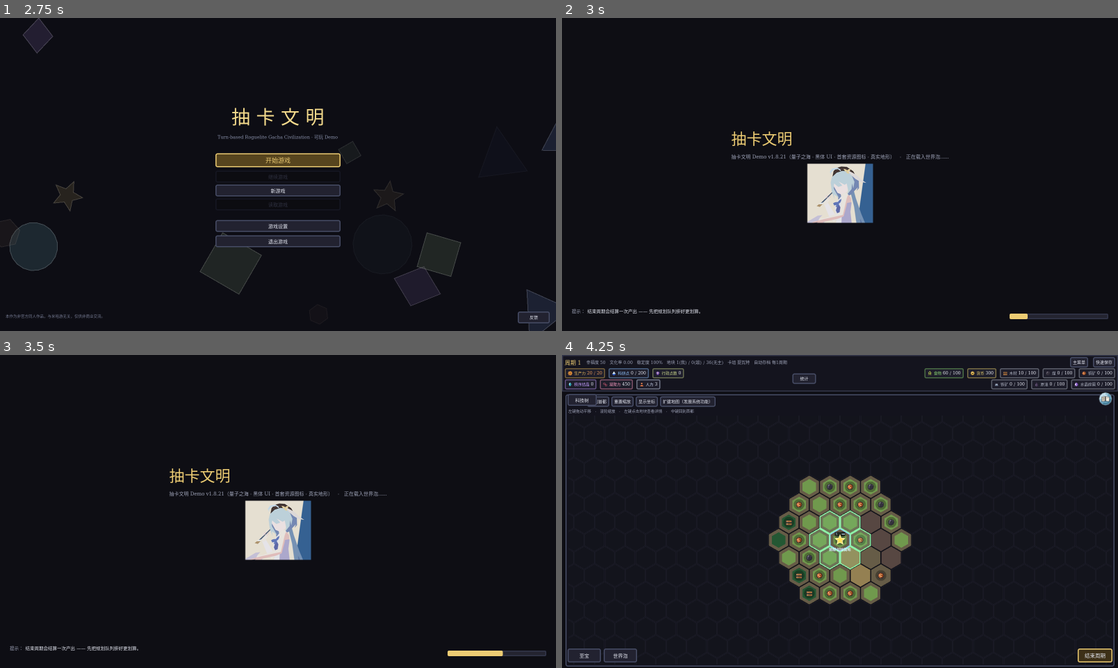
Above: before the commit, frames 1-4 (two rows, left to right).
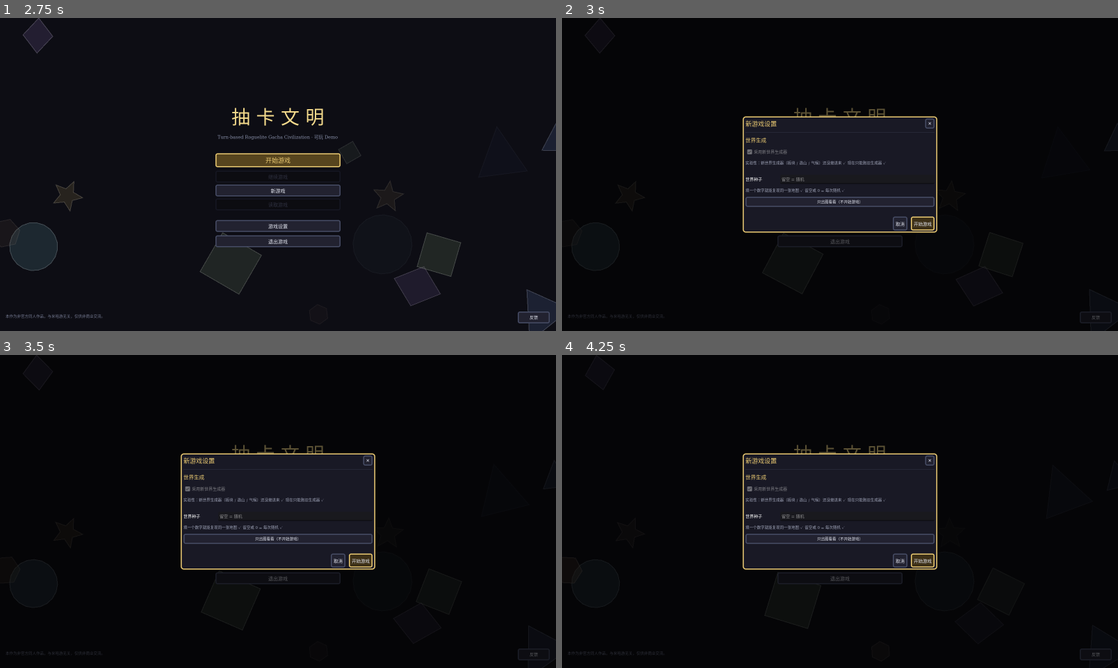
Above: after the commit, the same moments.

Repository: Traveler-NoOne/gacha-civilization
Game: Godot game, scene res://scenes/main.tscn
The game is run twice, just before and just after one commit, with the same random seed, the same clock (stepped at 60 frames per second) and the same inputs.
Inputs (mouse positions are in pixels of both pictures, inside the frame that each line leads up to):
- Up to frame 1 (2.75 s): click "游戏设置" at 0.5 s; click "取消" at 1.25 s; click "开始游戏" at 2 s
- Up to frame 2 (3 s): click "新游戏" at 2.75 s
- Up to frame 3 (3.5 s): no input
- Up to frame 4 (4.25 s): click (840, 561) at 3.5 s, where only the run after the commit has a clickable "游戏设置"

Frame 1 is identical in both runs. In frame 2, 5.6% of the frame differs, in the area x 1-99%, y 28-97%; in frame 3, 5.6%; in frame 4, 24%, in the area x 0-100%, y 0-100%.

Commit message:
新游戏设置面板 + 世界生成出图工具（worldgen/preview.gd） - AppSettings.new_worldgen()：默认 true，持久化到 settings.cfg - 菜单「新游戏」改成打开「新游戏设置」面板：勾选框（新生成器未接入，先灰着）+ 世界种子 - 信号 start_game_requested(mode, opts)；main 把种子传给 GameState.new_game()   （new_game 里 0 = 取时钟随机 → 留空=随机，填数=复现） - 「只出图看看」：不开始游戏，只生成一次世界 → HexMapView 离屏渲染成 PNG   出图前 discover_all() 揭雾；画完还原 GameState.state（换句柄，不深拷贝）   图片落在项目 preview/（已进 .gitignore）

Diff:
--- a/scripts/core/app_settings.gd
+++ b/scripts/core/app_settings.gd
@@ -19,6 +19,10 @@
 var _resolution := "1280x720"
 
 var _fullscreen := false
+## 2026-10-15：新游戏设置面板的第一个开关 —— 是否采用**新世界生成器**。
+## **默认 true**（用户的决定 ✓）。当前新生成器还没接进来，面板上先灰着，
+## 等 scripts/worldgen/ 出了第一轮再点亮。
+var _new_worldgen := true
 
 func _ready() -> void:
 	load_settings()
@@ -82,6 +86,21 @@
 	changed.emit()
 
 
+# ---------------------------------------------------------------------------
+# 世界生成器（2026-10-15：新游戏设置面板的第一个开关）
+# ---------------------------------------------------------------------------
+func new_worldgen() -> bool:
+	return _new_worldgen
+
+
+func set_new_worldgen(on: bool) -> void:
+	if _new_worldgen == on:
+		return
+	_new_worldgen = on
+	save_settings()
+	changed.emit()
+
+
 signal changed
 
 
@@ -94,6 +113,7 @@
 	cfg.set_value("save", "autosave_interval", _autosave_interval)
 	cfg.set_value("display", "resolution", _resolution)
 	cfg.set_value("display", "fullscreen", _fullscreen)
+	cfg.set_value("world", "new_gen", _new_worldgen)
 	var err := cfg.save(SETTINGS_PATH)
 	if err != OK:
 		push_warning("全局设置保存失败（错误 %d）：%s" % [err, SETTINGS_PATH])
@@ -107,3 +127,4 @@
 	_autosave_interval = int(cfg.get_value("save", "autosave_interval", Consts.AUTOSAVE_INTERVAL_DEFAULT))
 	_resolution = str(cfg.get_value("display", "resolution", "1280x720"))
 	_fullscreen = bool(cfg.get_value("display", "fullscreen", false))
+	_new_worldgen = bool(cfg.get_value("world", "new_gen", true))
--- a/scripts/ui/main.gd
+++ b/scripts/ui/main.gd
@@ -127,7 +127,7 @@
 
 ## v1.8.9：加载界面的**顺序**是刻意的 —— 先出界面，再干活。
 ## 现在加载近乎瞬间所以看不出区别；等地图内容多了，慢的部分就会花在这张界面上（而不是卡在菜单上）。
-func _on_start_game(mode: String) -> void:
+func _on_start_game(mode: String, opts: Dictionary = {}) -> void:
 	show_loading(func() -> bool:
 		match mode:
 			"continue":
@@ -135,7 +135,8 @@
 			"load":
 				return true   # 由菜单自己处理读档，读成功后直接过来
 			_:
-				GameState.new_game()
+				# 2026-10-15：新游戏设置面板给的种子（0 = 随机 —— new_game 里会取时钟 ✓）
+				GameState.new_game(int(opts.get("seed", 0)))
 				return true
 	)
 
--- a/scripts/ui/menu_screen.gd
+++ b/scripts/ui/menu_screen.gd
@@ -2,7 +2,11 @@
 ## 主页面：开始游戏（继续 / 新游戏 / 读取游戏）、游戏设置、退出游戏、反馈。
 ## 对应设计文档「主页面」章节。
 
-signal start_game_requested(mode: String)
+## v1.8.9：mode = "continue" / "load" / "new"。
+## 2026-10-15：新增 opts（新游戏设置面板的选项）。
+## ⚠️ 信号参数**不许写默认值** ✗（Godot 会报 "Signal parameters cannot have a default value" ✓）
+##    —— 所以三处 emit **都必须显式传第二个参数** ✓（不传的那个会报参数不匹配 ✗）
+signal start_game_requested(mode: String, opts: Dictionary)
 
 var _expand_box: VBoxContainer
 var _btn_continue: Button
@@ -71,11 +75,11 @@
 
 	_btn_continue = UIKit.normal("继续游戏")
 	_btn_continue.tooltip_text = "读取最后一次退出时的进度"
-	_btn_continue.pressed.connect(func() -> void: start_game_requested.emit("continue"))
+	_btn_continue.pressed.connect(func() -> void: start_game_requested.emit("continue", {}))
 	_expand_box.add_child(_btn_continue)
 
 	var btn_new := UIKit.normal("新游戏")
-	btn_new.pressed.connect(func() -> void: start_game_requested.emit("new"))
+	btn_new.pressed.connect(_open_new_game_dialog)
 	_expand_box.add_child(btn_new)
 
 	_btn_load = UIKit.normal("读取游戏")
@@ -159,13 +163,81 @@
 		b.pressed.connect(func() -> void:
 			if GameState.load_from_slot(slot):
 				close_dialog()
-				start_game_requested.emit("load"))
+				start_game_requested.emit("load", {}))
 		list.add_child(b)
 	if not found:
 		var l := Label.new()
 		l.text = "没有任何存档。"
 		l.add_theme_color_override("font_color", Color(0.7, 0.7, 0.75))
 		list.add_child(l)
+	add_child(d)
+
+
+## 2026-10-15：**新游戏设置面板** —— 新建存档之前先定几件事。
+## 现在两项：① 世界生成器（新生成器还没接进来 → 先灰着 ✓）② 世界种子（留空 = 随机 ✓）
+## 注意：**「继续 / 读取」不弹这个面板** ✓（那是读既有的档，生成器早已定了 ✓）
+func _open_new_game_dialog() -> void:
+	_close_dialog()
+	var d := UIKit.dialog("新游戏设置", 560.0)
+	_dialog = d
+
+	var v := VBoxContainer.new()
+	v.add_theme_constant_override("separation", UI.fs(10))
+	d.set_content(v)
+
+	v.add_child(UIKit.title("世界生成", 15))
+
+	# ① 世界生成器：默认勾选（AppSettings 的默认值就是 true ✓）
+	var cb := CheckBox.new()
+	cb.text = "采用新世界生成器"
+	cb.button_pressed = AppSettings.new_worldgen()
+	cb.disabled = true   # 新生成器还没接进来 —— 这不是"守卫" ✗ 是当前阶段真实的界面状态 ✓
+	cb.pressed.connect(func() -> void: AppSettings.set_new_worldgen(cb.button_pressed))
+	v.add_child(cb)
+	v.add_child(UIKit.dim("实验性：新世界生成器（板块 / 造山 / 气候）还没接进来 ✓ 现在只能跑旧生成器 ✓", 11))
+
+	v.add_child(_spacer(6))
+
+	# ② 世界种子：填数字就能复现同一张地图（new_game 里 0 = 取时钟随机 ✓）
+	var seed_edit := LineEdit.new()
+	seed_edit.placeholder_text = "留空 = 随机"
+	seed_edit.custom_minimum_size = Vector2(UI.px(160), UI.px(0))
+	v.add_child(_row("世界种子", seed_edit))
+	v.add_child(UIKit.dim("填一个数字就能复现同一张地图 ✓ 留空或 0 = 每次随机 ✓", 11))
+
+	# 第 3 步（2026-10-15）：**只出图、不进游戏** ✓ —— 迭代生成器时最常用的入口 ✓
+	var shot := UIKit.small("只出图看看（不开始游戏）", 11)
+	shot.tooltip_text = "生成一次世界并存成 PNG，存到项目目录的 preview/ 里（控制台会打印绝对路径）"
+	shot.pressed.connect(func() -> void:
+		var txt2 := seed_edit.text.strip_edges()
+		var s2 := int(txt2) if txt2 != "" else 0
+		var r := await WorldPreview.save_preview(self, s2)
+		if not bool(r["ok"]):
+			GameState.toast.emit("出图失败 ✗ 详情看控制台")
+		else:
+			print("预览图已保存：", str(r["path"]))
+			GameState.toast.emit("已出图（种子 %d）→ %s" % [int(r["seed"]), str(r["path"])]))
+	v.add_child(shot)
+
+	v.add_child(_spacer(8))
+
+	var row := HBoxContainer.new()
+	row.add_theme_constant_override("separation", UI.fs(10))
+	row.alignment = BoxContainer.ALIGNMENT_END
+	var cancel := UIKit.normal("取消", 13)
+	cancel.pressed.connect(_close_dialog)
+	row.add_child(cancel)
+	var ok := UIKit.primary("开始游戏", 13)
+	ok.pressed.connect(func() -> void:
+		var txt := seed_edit.text.strip_edges()
+		var s := int(txt) if txt != "" else 0
+		_close_dialog()
+		start_game_requested.emit("new", {"seed": s}))
+	row.add_child(ok)
+	v.add_child(row)
+
+	# ⚠️ 必须挂进场景树 ✗ —— 只 new 不 add_child = 界面什么都不出现 ✓
+	#（2026-10-15 踩到：抄 _open_settings 时只看了它的开头，漏了它结尾的 add_child(d) ✓）
 	add_child(d)
 
 
--- /dev/null
+++ b/scripts/worldgen/preview.gd
@@ -0,0 +1,64 @@
+class_name WorldPreview
+extends RefCounted
+## 世界生成**预览工具**（2026-10-15）—— **不开始游戏** ✓ 只生成一次世界 ✓ 出一张 PNG ✓
+##
+## 两个用途（都是迭代生成器时最需要的 ✓）：
+##   1. 看"这张图长什么样" ✓ —— **复用游戏里的 `HexMapView`** ✓ 所以和游戏里看到的**完全一致** ✓
+##   2. ⭐ **同一个种子出两次 → 两张图应当逐格一致** ✓✓
+##      （在没有自检套件的现在，这是**唯一可用的"确定性验收"** ✓）
+##
+## ⚠️ 必须**带窗口**跑 ✗ —— `--headless` 下 `SubViewport` 拿不到纹理 ✓
+## ⚠️ 它会**临时替换** `GameState.state`（好让 `HexMapView` 有东西可画）✓ 画完立刻还原 ✓
+##    原理：换的是**句柄** ✓ 不是深拷贝 ✓（Dictionary 在 GDScript 里是引用 ✓）
+
+## 出图目录：放在项目里 ✓ 你能直接双击看 ✓（跑导出版时 `res://` 只读 ✗ 但这是开发工具 ✓）
+const OUT_DIR := "res://preview"
+## 画布边长：够装下半径 21 的全图 ✓（hex_size 32 → 约 2400px ✓ 留余量 ✓）
+const PIXELS := 3000
+const HEX_SIZE := 32.0
+
+
+## 生成一张预览图 ✓ 返回 `{ok, path, seed}`（path 是**绝对路径** ✓ 失败时为空 ✓）
+static func save_preview(host: Node, seed_value: int) -> Dictionary:
+	var old_state: Dictionary = GameState.state
+	GameState.new_game(seed_value)          # 生成一张完整、合法的世界（含首都/据点/初始单位 ✓）
+	# ⚠️ 预览要的是"**生成出来的世界**" ✓ 不是"玩家此刻看到的世界" ✗
+	#    `HexMapView` 有 7 处 `if not t["discovered"]: return` ✓ → 不揭开就只画首都周围三圈 ✗
+	#    这里复用 `TileManager.discover_all()`（作弊菜单"揭开全部迷雾"用的也是它 ✓）
+	#    画完会连同 state 一起还原 ✓ 零副作用 ✓
+	TileManager.discover_all(GameState.state)
+	var real_seed := int(GameState.state.get("seed", seed_value))
+
+	# --- 离屏视口 + 复用游戏里的地图控件 ---
+	var vp := SubViewport.new()
+	vp.size = Vector2i(PIXELS, PIXELS)
+	vp.render_target_update_mode = SubViewport.UPDATE_ALWAYS
+	host.add_child(vp)
+
+	var view := HexMapView.new()
+	view.hex_size = HEX_SIZE
+	view.set_anchors_preset(Control.PRESET_FULL_RECT)
+	vp.add_child(view)
+	view.center_on_axial(Vector2i.ZERO)      # 全图居中 ✓ 不跟首都（跟了会裁掉半边 ✗）
+
+	# 等两帧：让布局 + _draw 都跑完 ✓
+	await host.get_tree().process_frame
+	await host.get_tree().process_frame
+
+	var img: Image = vp.get_texture().get_image()
+	var path := ""
+	if img != null and img.get_width() > 0:
+		DirAccess.make_dir_recursive_absolute(ProjectSettings.globalize_path(OUT_DIR))
+		var stamp := Time.get_datetime_string_from_system().replace(":", "-").replace("T", "_")
+		var abs_path := ProjectSettings.globalize_path("%s/worldgen_%d_%s.png" % [OUT_DIR, real_seed, stamp])
+		var err := img.save_png(abs_path)
+		if err == OK:
+			path = abs_path
+		else:
+			push_warning("预览图保存失败（错误 %d）：%s" % [err, abs_path])
+	else:
+		push_warning("预览图渲染失败：视口没拿到纹理（是不是在 --headless 下跑的？）")
+
+	vp.queue_free()
+	GameState.state = old_state              # 还原 ✓ 不让预览搅乱当前状态
+	return {"ok": path != "", "path": path, "seed": real_seed}
Not shown, added: scripts/worldgen/preview.gd.uid
Not shown, changed: .gitignore
